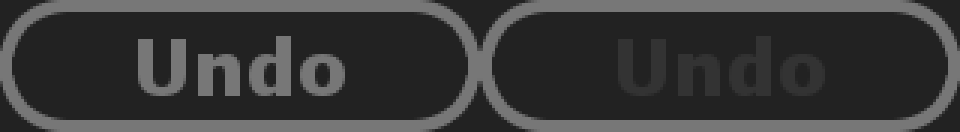
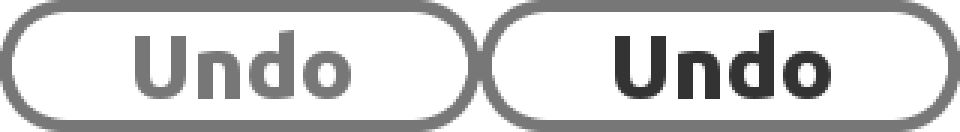
Revision of a layered 960 x 132 image; what changed, layer by layer:
added layer "Undo Ubuntu" above "Undo" over [135, 30, 351, 99]
hid "Undo" over [138, 36, 345, 96]
added layer "Undo Disabled Ubuntu" above "Undo Disabled" over [615, 30, 831, 99]
renamed "Undo #1" to "Undo Disabled", hid it over [618, 36, 825, 96]
hid "Layer" over [0, 0, 960, 132]
